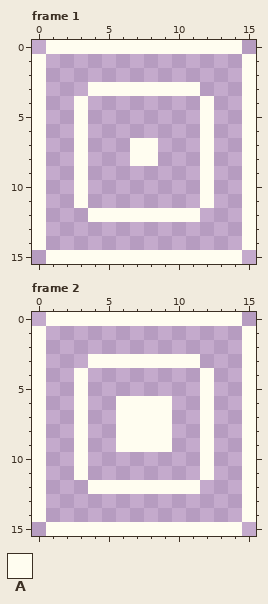
Edited in one commit: pixel-art file (assets/sprites/environment/entities/aseprite/teleporter.aseprite). Above is the file before it was changed.
16x16 pixels, 2 frames. Shown: frame 1, frame 2. The commit also changed other frames, which this record leaves out.
Palette (. is transparent): A #fffdf0
Pixels before, frame 1, first column x 0:
 0 .AAAAAAAAAAAAAA.
 1 A..............A
 2 A..............A
 3 A...AAAAAAAA...A
 4 A..A........A..A
 5 A..A........A..A
 6 A..A........A..A
 7 A..A...AA...A..A
 8 A..A...AA...A..A
 9 A..A........A..A
10 A..A........A..A
11 A..A........A..A
12 A...AAAAAAAA...A
13 A..............A
14 A..............A
15 .AAAAAAAAAAAAAA.
Pixels before, frame 2, first column x 0:
 0 .AAAAAAAAAAAAAA.
 1 A..............A
 2 A..............A
 3 A...AAAAAAAA...A
 4 A..A........A..A
 5 A..A........A..A
 6 A..A..AAAA..A..A
 7 A..A..AAAA..A..A
 8 A..A..AAAA..A..A
 9 A..A..AAAA..A..A
10 A..A........A..A
11 A..A........A..A
12 A...AAAAAAAA...A
13 A..............A
14 A..............A
15 .AAAAAAAAAAAAAA.
Once edited:
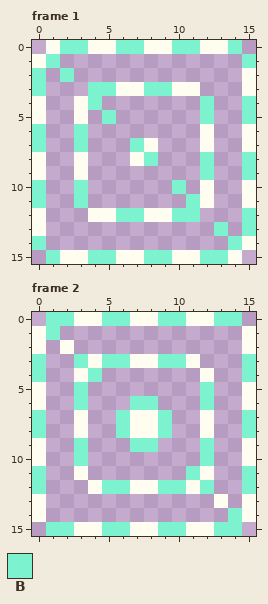
Colours new in this view: B #7df2cf
Change:
Frame 1:
The edit adds colour B in row 1 at x 1; in row 2 at x 2; in row 4 at x 4; in row 5 at x 5; in row 10 at x 10; in row 11 at x 11.
The edit adds colour B in row 13 at x 13; in row 14 at x 14.
Colour A gives way to colour B in row 0 at x 2 to 3, 6 to 7, 10 to 11 and 14; in row 1 at x 15; in row 2 at x 0; in row 3 at x 0, 4 to 5 and 8 to 9; in rows 4 to 5 at x 12 and 15; in row 6 at x 0 and 3.
Colour A gives way to colour B in row 7 at x 0, 3 and 7; in row 8 at x 8, 12 and 15; in row 9 at x 12 and 15; in rows 10 to 11 at x 0 and 3; in row 12 at x 6 to 7, 10 to 11 and 15; in row 13 at x 15.
Colour A gives way to colour B in row 14 at x 0; in row 15 at x 1, 4 to 5, 8 to 9 and 12 to 13.
Frame 2:
The edit adds colour A in row 2 at x 2; in row 13 at x 13.
The edit adds colour B in row 1 at x 1; in row 3 at x 3; in row 4 at x 4; in row 11 at x 11; in row 12 at x 12; in row 14 at x 14.
Colour A gives way to colour B in row 0 at x 1 to 2, 5 to 6, 9 to 10 and 13 to 14; in row 3 at x 0, 5 to 6, 9 to 10 and 15; in row 4 at x 0 and 15; in row 5 at x 3 and 12; in row 6 at x 3, 7 to 8 and 12; in rows 7 to 8 at x 0, 6, 9 and 15.
Colour A gives way to colour B in row 9 at x 3, 7 to 8 and 12; in row 10 at x 3 and 12; in row 11 at x 0 and 15; in row 12 at x 0, 5 to 6, 9 to 10 and 15; in row 15 at x 1 to 2, 5 to 6, 9 to 10 and 13 to 14.
The edit erases colour A in row 6 at x 6 and 9; in row 9 at x 6 and 9.
